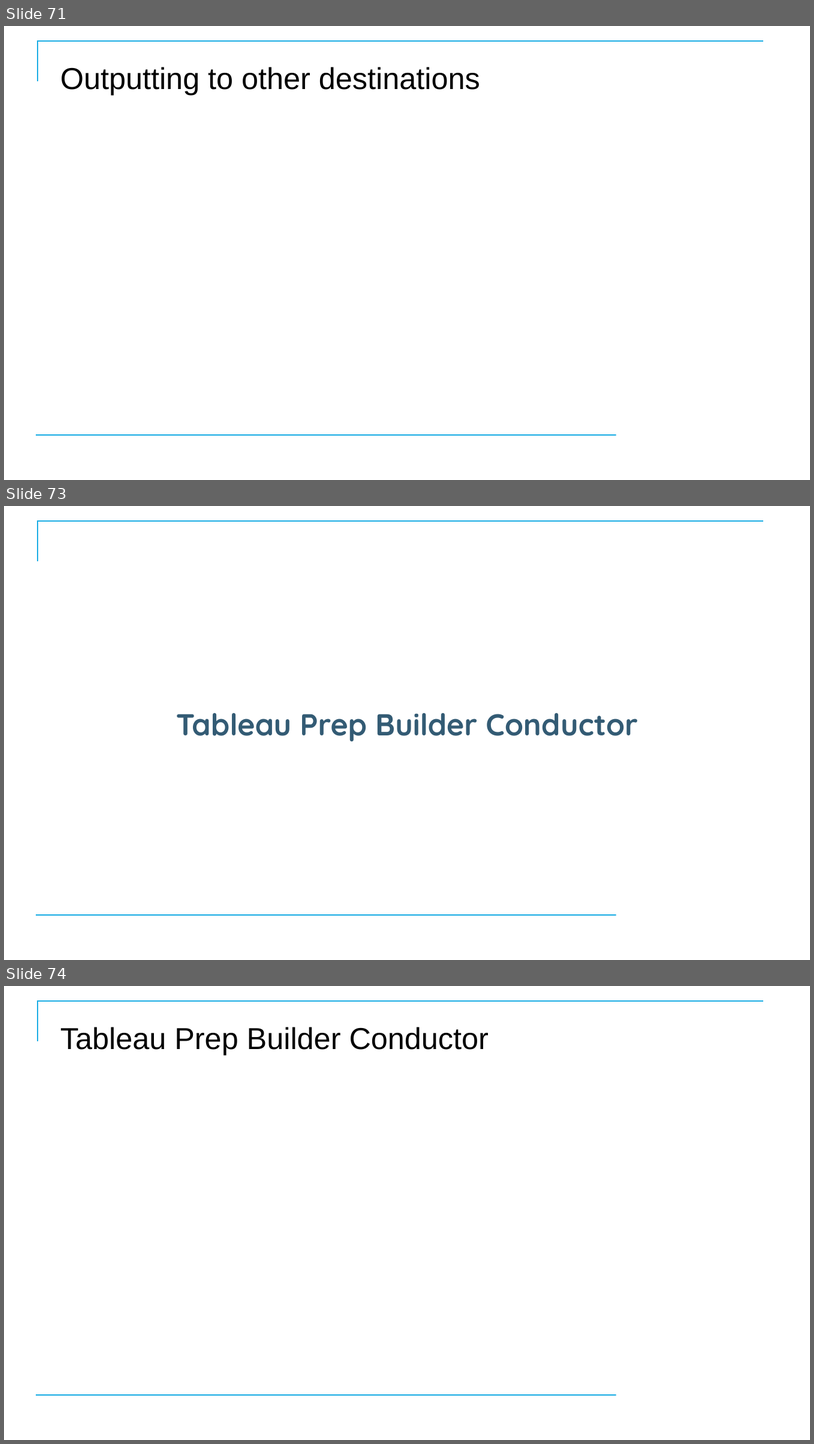
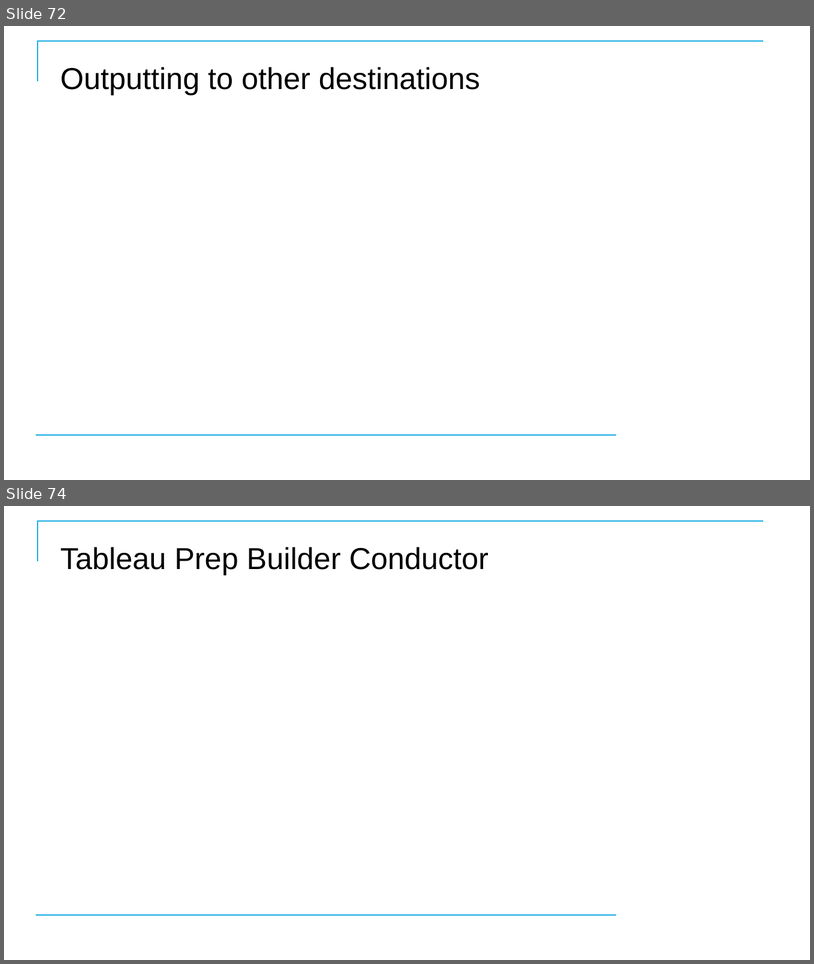
Before and after one commit to CostelloTechnicalConsulting/XTBP10---Tableau-Prep-Introduction, a slide deck: ppt/TableauPrepBuilderIntroV1_1.pptx. Shown one above the other, each under a label of ours: slides 71, 73 and 74 before the commit, slides 72 and 74 after it; the slides between them are not shown. The pictures are 814x1444 and 814x964 pixels, drawn with LibreOffice and Linux fonts; fonts in the diff are those of the drawing; background and template pictures are left out. Boxes give left, top, right and bottom in pixels: in the first picture for what was removed or moved away, otherwise in the second. Text is boxed around its words. In the diff, an @@ line names an element or a change of style, - is before the commit and + after.

```diff
--- a/ppt/TableauPrepBuilderIntroV1_1.pptx
+++ b/ppt/TableauPrepBuilderIntroV1_1.pptx
@@ slide 73 removed at (4, 506, 810, 960), background #FFFFFF; not listed: 2 template elements that a slide beside it also shows @@
@@ title removed at (176, 712, 638, 741) @@
-Tableau Prep Builder Conductor
@@ what was slide 71 is now slide 72 @@
```
Also in this commit, not shown: 7 slides changed, 1 slide added, 1 other file.
